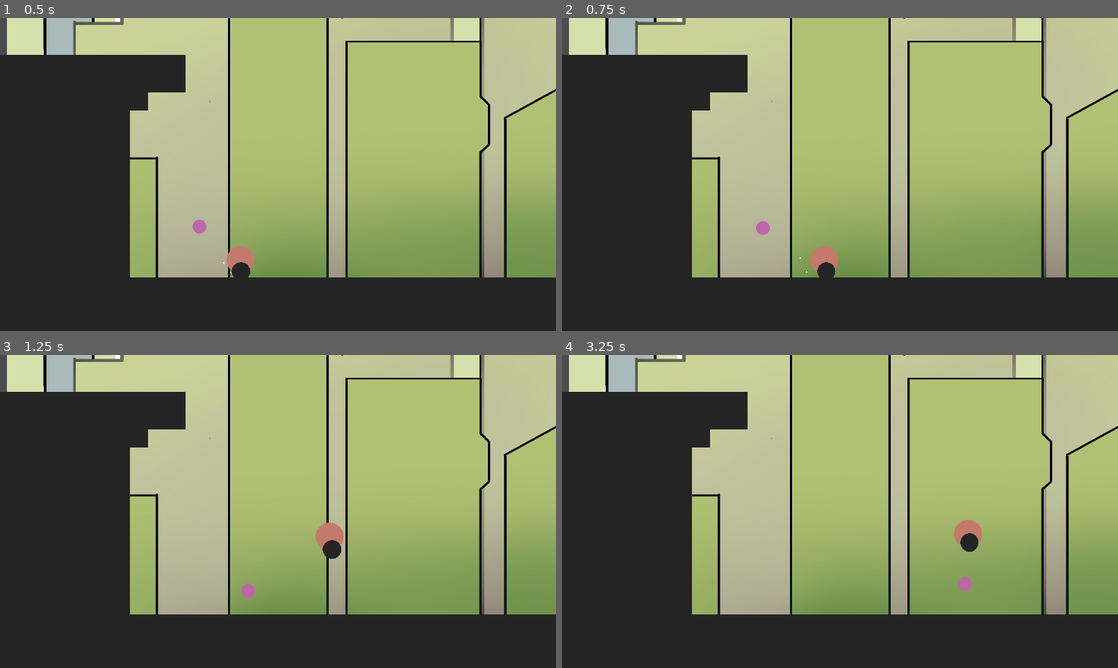
Above: before the commit, frames 1-4 (two rows, left to right).
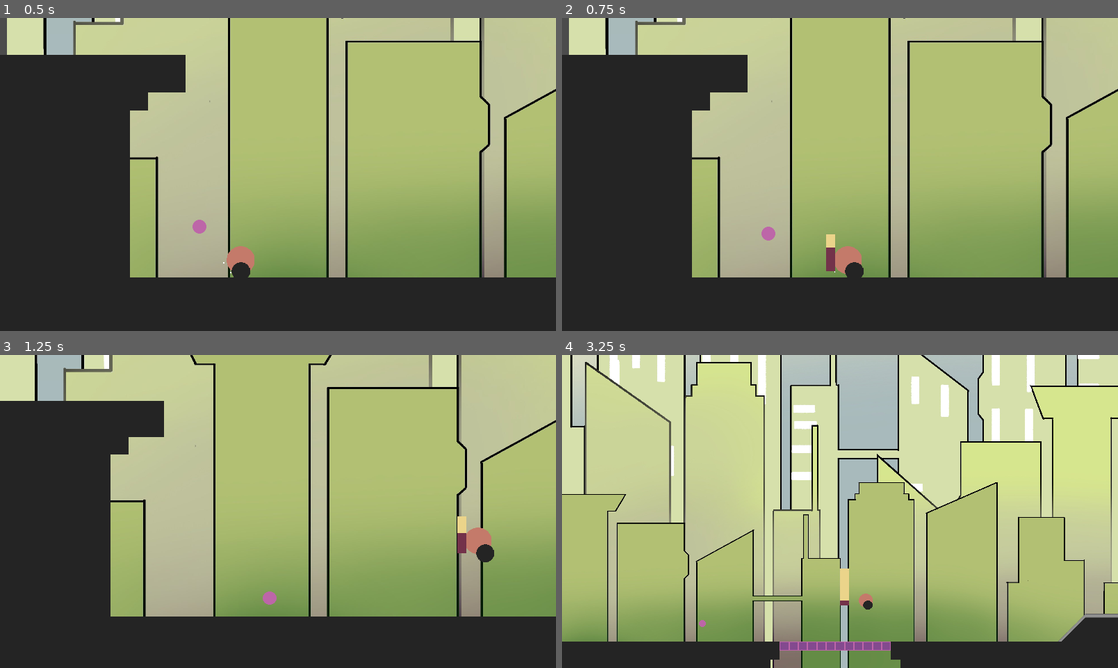
Above: after the commit, the same moments.

Repository: PhoenixEdward/buddy-up-team-23
Game: Godot game, scene res://scene/level/Level1.tscn
The game is run twice, just before and just after one commit, with the same random seed, the same clock (stepped at 60 frames per second) and the same inputs.
Inputs:
- Up to frame 1 (0.5 s): no input
- Up to frame 2 (0.75 s): tap Enter (ui_accept) at 0.5 s; hold Right (move_right) from 0.53 s (still down); hold Shift (boost) from 0.53 s (still down)
- Up to frame 3 (1.25 s): keep holding Right (move_right); keep holding Shift (boost); tap Space (jump) at 0.77 s
- Up to frame 4 (3.25 s): release Shift (boost) at 1.28 s; tap Shift (boost) at 1.35, 2.85 s; tap Space (jump) at 1.52, 3.02 s; release Right (move_right) at 2.03 s; hold Left (move_left) 2.03-2.78 s; hold Shift (boost) 2.03-2.78 s; hold Right (move_right) from 2.78 s (still down)

Frame 1 is identical in both runs. In frame 2, 1.0% of the frame differs, in the area x 34-55%, y 64-83%; in frame 3, 21%; in frame 4, 79%, in the area x 0-100%, y 0-100%.

Commit message:
reimplemented boost for designer testing

Diff:
--- a/scene/level/Level1.tscn
+++ b/scene/level/Level1.tscn
@@ -83,10 +83,10 @@
 "times": PoolRealArray( 0, 2 ),
 "transitions": PoolRealArray( 1, 1 ),
 "values": [ {
-"args": [ NodePath("../FirstSpawn") ],
+"args": [ NodePath("../Spawn") ],
 "method": "change_respawn"
 }, {
-"args": [ NodePath("../FirstSpawn2") ],
+"args": [ NodePath("../Spawn2") ],
 "method": "change_respawn"
 } ]
 }
@@ -376,6 +376,7 @@
 
 [node name="CollapsableBridge" parent="TileMap" instance=ExtResource( 5 )]
 position = Vector2( 3232, 928 )
+animation_player_path = NodePath("../../AnimationPlayer")
 collapsable = false
 
 [node name="AnimationPlayer" type="AnimationPlayer" parent="."]
@@ -410,7 +411,7 @@
 shape = SubResource( 4 )
 
 [node name="AnimationArea2" type="Area2D" parent="."]
-position = Vector2( 5344, 512 )
+position = Vector2( 5504, 488 )
 script = ExtResource( 2 )
 animation_name = "Pan2"
 animation_player_path = NodePath("../AnimationPlayer")
--- a/script/character/player/player.gd
+++ b/script/character/player/player.gd
@@ -4,11 +4,11 @@
 signal died()
 
 export var respawn_point_path : NodePath
-export(float, 1000, 2000) var boost : float = 1000
+export(float, 1000, 2000) var boost : float = 1200
 export var charge_gauge_offset : Vector2
 export var gravity : float = 1200
 export(int, 1,100) var boost_charge_rate : int = 1
-export(int, 1,100) var boost_depletion_rate : int = 4
+export(int, 1,100) var boost_depletion_rate : int = 3
 export(float,0,1) var acceleration : float = .1
 export(float,0,1) var friction : float = .025
 export(float, 100,2000) var max_jump_strength : float = 1800
@@ -16,9 +16,10 @@
 export(float, 0, 1) var coyote_time = 0.2
 export(float, 0, 1) var zelda_roll = 0.15
 export(float, 0, 1) var jump_steer = 0.2
+export var speed_boost_unlocked := true
 
 var respawn := false
-var speed_boost_unlocked := false
+
 
 onready var wheels : Wheels = $Wheels
 onready var player_body : RigidBody2D = $Body
--- a/script/state_machine/player_state/move_player_state.gd
+++ b/script/state_machine/player_state/move_player_state.gd
@@ -7,24 +7,25 @@
 
 func update(delta: float) -> void:
 	if _player.speed_boost_unlocked:
-		if _player.charge_gauge.value > _player.boost_charge_rate:
+		if _player.charge_gauge.value > _player.boost_depletion_rate:
 			if Input.is_action_just_pressed("boost"):
 				_player.charge_gauge.show()
-				_player.charge_gauge.value -= _player.boost_charge_rate
+				_player.charge_gauge.value -= _player.boost_depletion_rate
 				boosting = true
-			elif Input.is_action_pressed("boost"):
-				if _player.charge_gauge.value > 0:
-					_player.charge_gauge.value -= _player.boost_charge_rate
+			elif Input.is_action_pressed("boost") and boosting:
+				if _player.charge_gauge.value - _player.boost_depletion_rate > _player.boost_depletion_rate:
+					_player.charge_gauge.value -= _player.boost_depletion_rate
 				else:
 					_player.charge_gauge.value = 0
 					boosting = false
-					_player.charge_gauge.hide()
 			elif Input.is_action_just_released("boost"):
 				boosting = false
 			else:
 				_replenish_charge_gauge()
 		else:
 			_replenish_charge_gauge()
+	if _player.charge_gauge.visible:
+		_player.charge_gauge.rect_position = current_gauge_offset + _player.body.get_global_transform_with_canvas().origin
 
 
 	if Input.is_action_just_pressed("jump"):
@@ -80,3 +81,4 @@
 
 func exit() -> void:
 	coyote_buffer = 0
+	boosting = false
